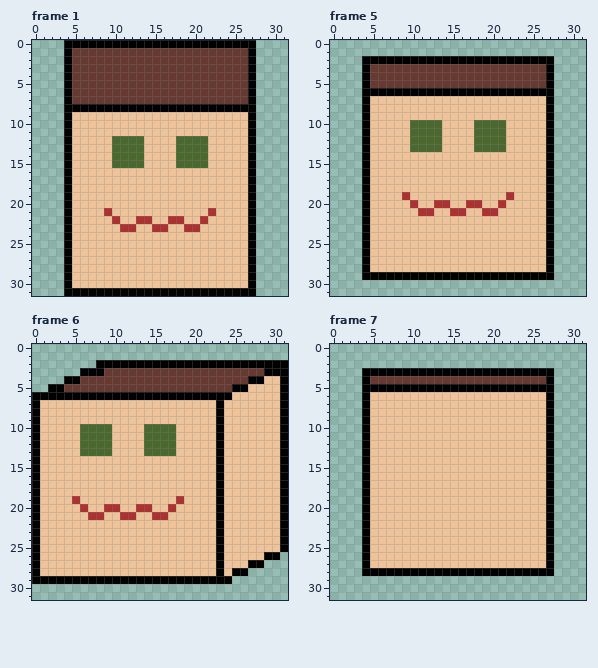
Two states of a pixel-art file, assets/perry_tamagotchi/player.aseprite. The first picture shows the starting point.
32x32 pixels, 12 frames. Shown: frame 1, frame 5, frame 6, frame 7. The commit also changed other frames, which this record leaves out.
After:
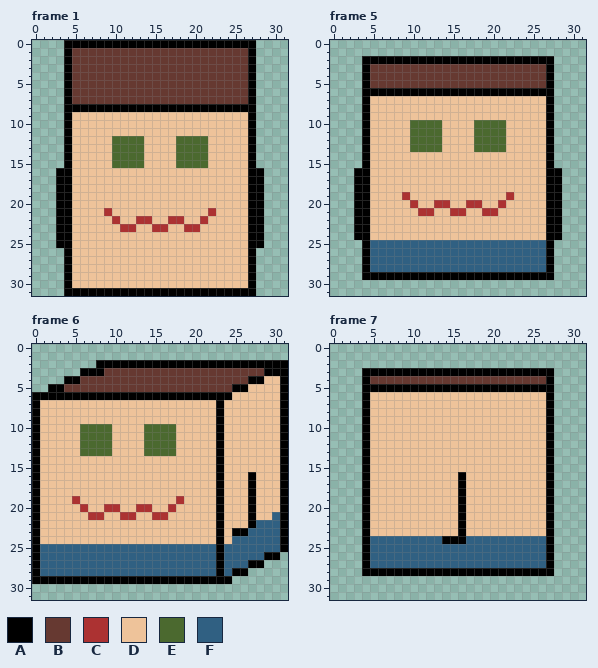
Palette (. is transparent): A #000000  B #663931  C #ac3232  D #eec39a  E #4b692f  F #306082
What changed:
layer "clothes" added
layer "arms" added
--- frame 1, layer "arms"
@@ x 0..31 @@
 15 ....ADDDDDEEEEDDDDEEEEDDDDDA....
-16 ....ADDDDDDDDDDDDDDDDDDDDDDA....
-17 ....ADDDDDDDDDDDDDDDDDDDDDDA....
-18 ....ADDDDDDDDDDDDDDDDDDDDDDA....
-19 ....ADDDDDDDDDDDDDDDDDDDDDDA....
-20 ....ADDDDDDDDDDDDDDDDDDDDDDA....
-21 ....ADDDDCDDDDDDDDDDDDCDDDDA....
-22 ....ADDDDDCDDCCDDCCDDCDDDDDA....
-23 ....ADDDDDDCCDDCCDDCCDDDDDDA....
-24 ....ADDDDDDDDDDDDDDDDDDDDDDA....
-25 ....ADDDDDDDDDDDDDDDDDDDDDDA....
+16 ...AADDDDDDDDDDDDDDDDDDDDDDAA...
+17 ...AADDDDDDDDDDDDDDDDDDDDDDAA...
+18 ...AADDDDDDDDDDDDDDDDDDDDDDAA...
+19 ...AADDDDDDDDDDDDDDDDDDDDDDAA...
+20 ...AADDDDDDDDDDDDDDDDDDDDDDAA...
+21 ...AADDDDCDDDDDDDDDDDDCDDDDAA...
+22 ...AADDDDDCDDCCDDCCDDCDDDDDAA...
+23 ...AADDDDDDCCDDCCDDCCDDDDDDAA...
+24 ...AADDDDDDDDDDDDDDDDDDDDDDAA...
+25 ...AADDDDDDDDDDDDDDDDDDDDDDAA...
 26 ....ADDDDDDDDDDDDDDDDDDDDDDA....
--- frame 5, layers "arms", "clothes"
@@ x 0..31 @@
 15 ....ADDDDDDDDDDDDDDDDDDDDDDA....
-16 ....ADDDDDDDDDDDDDDDDDDDDDDA....
-17 ....ADDDDDDDDDDDDDDDDDDDDDDA....
-18 ....ADDDDDDDDDDDDDDDDDDDDDDA....
-19 ....ADDDDCDDDDDDDDDDDDCDDDDA....
-20 ....ADDDDDCDDCCDDCCDDCDDDDDA....
-21 ....ADDDDDDCCDDCCDDCCDDDDDDA....
-22 ....ADDDDDDDDDDDDDDDDDDDDDDA....
-23 ....ADDDDDDDDDDDDDDDDDDDDDDA....
-24 ....ADDDDDDDDDDDDDDDDDDDDDDA....
-25 ....ADDDDDDDDDDDDDDDDDDDDDDA....
-26 ....ADDDDDDDDDDDDDDDDDDDDDDA....
-27 ....ADDDDDDDDDDDDDDDDDDDDDDA....
-28 ....ADDDDDDDDDDDDDDDDDDDDDDA....
+16 ...AADDDDDDDDDDDDDDDDDDDDDDAA...
+17 ...AADDDDDDDDDDDDDDDDDDDDDDAA...
+18 ...AADDDDDDDDDDDDDDDDDDDDDDAA...
+19 ...AADDDDCDDDDDDDDDDDDCDDDDAA...
+20 ...AADDDDDCDDCCDDCCDDCDDDDDAA...
+21 ...AADDDDDDCCDDCCDDCCDDDDDDAA...
+22 ...AADDDDDDDDDDDDDDDDDDDDDDAA...
+23 ...AADDDDDDDDDDDDDDDDDDDDDDAA...
+24 ...AADDDDDDDDDDDDDDDDDDDDDDAA...
+25 ....AFFFFFFFFFFFFFFFFFFFFFFA....
+26 ....AFFFFFFFFFFFFFFFFFFFFFFA....
+27 ....AFFFFFFFFFFFFFFFFFFFFFFA....
+28 ....AFFFFFFFFFFFFFFFFFFFFFFA....
 29 ....AAAAAAAAAAAAAAAAAAAAAAAA....
--- frame 6, layers "arms", "clothes"
@@ x 0..31 @@
 15 ADDDDDDDDDDDDDDDDDDDDDDADDDDDDDA
-16 ADDDDDDDDDDDDDDDDDDDDDDADDDDDDDA
-17 ADDDDDDDDDDDDDDDDDDDDDDADDDDDDDA
-18 ADDDDDDDDDDDDDDDDDDDDDDADDDDDDDA
-19 ADDDDCDDDDDDDDDDDDCDDDDADDDDDDDA
-20 ADDDDDCDDCCDDCCDDCDDDDDADDDDDDDA
-21 ADDDDDDCCDDCCDDCCDDDDDDADDDDDDDA
-22 ADDDDDDDDDDDDDDDDDDDDDDADDDDDDDA
-23 ADDDDDDDDDDDDDDDDDDDDDDADDDDDDDA
-24 ADDDDDDDDDDDDDDDDDDDDDDADDDDDDDA
-25 ADDDDDDDDDDDDDDDDDDDDDDADDDDDDDA
-26 ADDDDDDDDDDDDDDDDDDDDDDADDDDDAA.
-27 ADDDDDDDDDDDDDDDDDDDDDDADDDAA...
-28 ADDDDDDDDDDDDDDDDDDDDDDADAA.....
+16 ADDDDDDDDDDDDDDDDDDDDDDADDDADDDA
+17 ADDDDDDDDDDDDDDDDDDDDDDADDDADDDA
+18 ADDDDDDDDDDDDDDDDDDDDDDADDDADDDA
+19 ADDDDCDDDDDDDDDDDDCDDDDADDDADDDA
+20 ADDDDDCDDCCDDCCDDCDDDDDADDDADDDA
+21 ADDDDDDCCDDCCDDCCDDDDDDADDDADDFA
+22 ADDDDDDDDDDDDDDDDDDDDDDADDDAFFFA
+23 ADDDDDDDDDDDDDDDDDDDDDDADAAFFFFA
+24 ADDDDDDDDDDDDDDDDDDDDDDADFFFFFFA
+25 AFFFFFFFFFFFFFFFFFFFFFFAFFFFFFFA
+26 AFFFFFFFFFFFFFFFFFFFFFFAFFFFFAA.
+27 AFFFFFFFFFFFFFFFFFFFFFFAFFFAA...
+28 AFFFFFFFFFFFFFFFFFFFFFFAFAA.....
 29 AAAAAAAAAAAAAAAAAAAAAAAAA.......
--- frame 7, layers "arms", "clothes"
@@ x 0..31 @@
 15 ....ADDDDDDDDDDDDDDDDDDDDDDA....
-16 ....ADDDDDDDDDDDDDDDDDDDDDDA....
-17 ....ADDDDDDDDDDDDDDDDDDDDDDA....
-18 ....ADDDDDDDDDDDDDDDDDDDDDDA....
-19 ....ADDDDDDDDDDDDDDDDDDDDDDA....
-20 ....ADDDDDDDDDDDDDDDDDDDDDDA....
-21 ....ADDDDDDDDDDDDDDDDDDDDDDA....
-22 ....ADDDDDDDDDDDDDDDDDDDDDDA....
-23 ....ADDDDDDDDDDDDDDDDDDDDDDA....
-24 ....ADDDDDDDDDDDDDDDDDDDDDDA....
-25 ....ADDDDDDDDDDDDDDDDDDDDDDA....
-26 ....ADDDDDDDDDDDDDDDDDDDDDDA....
-27 ....ADDDDDDDDDDDDDDDDDDDDDDA....
+16 ....ADDDDDDDDDDDADDDDDDDDDDA....
+17 ....ADDDDDDDDDDDADDDDDDDDDDA....
+18 ....ADDDDDDDDDDDADDDDDDDDDDA....
+19 ....ADDDDDDDDDDDADDDDDDDDDDA....
+20 ....ADDDDDDDDDDDADDDDDDDDDDA....
+21 ....ADDDDDDDDDDDADDDDDDDDDDA....
+22 ....ADDDDDDDDDDDADDDDDDDDDDA....
+23 ....ADDDDDDDDDDDADDDDDDDDDDA....
+24 ....AFFFFFFFFFAAAFFFFFFFFFFA....
+25 ....AFFFFFFFFFFFFFFFFFFFFFFA....
+26 ....AFFFFFFFFFFFFFFFFFFFFFFA....
+27 ....AFFFFFFFFFFFFFFFFFFFFFFA....
 28 ....AAAAAAAAAAAAAAAAAAAAAAAA....
Boxes around the changes in both pictures, in picture pixels (x1, y1, x2, y2):
added: (56, 168, 64, 248)
added: (256, 168, 264, 248)
changed: (354, 168, 562, 272)
changed: (40, 472, 280, 576)
changed: (370, 472, 546, 568)
